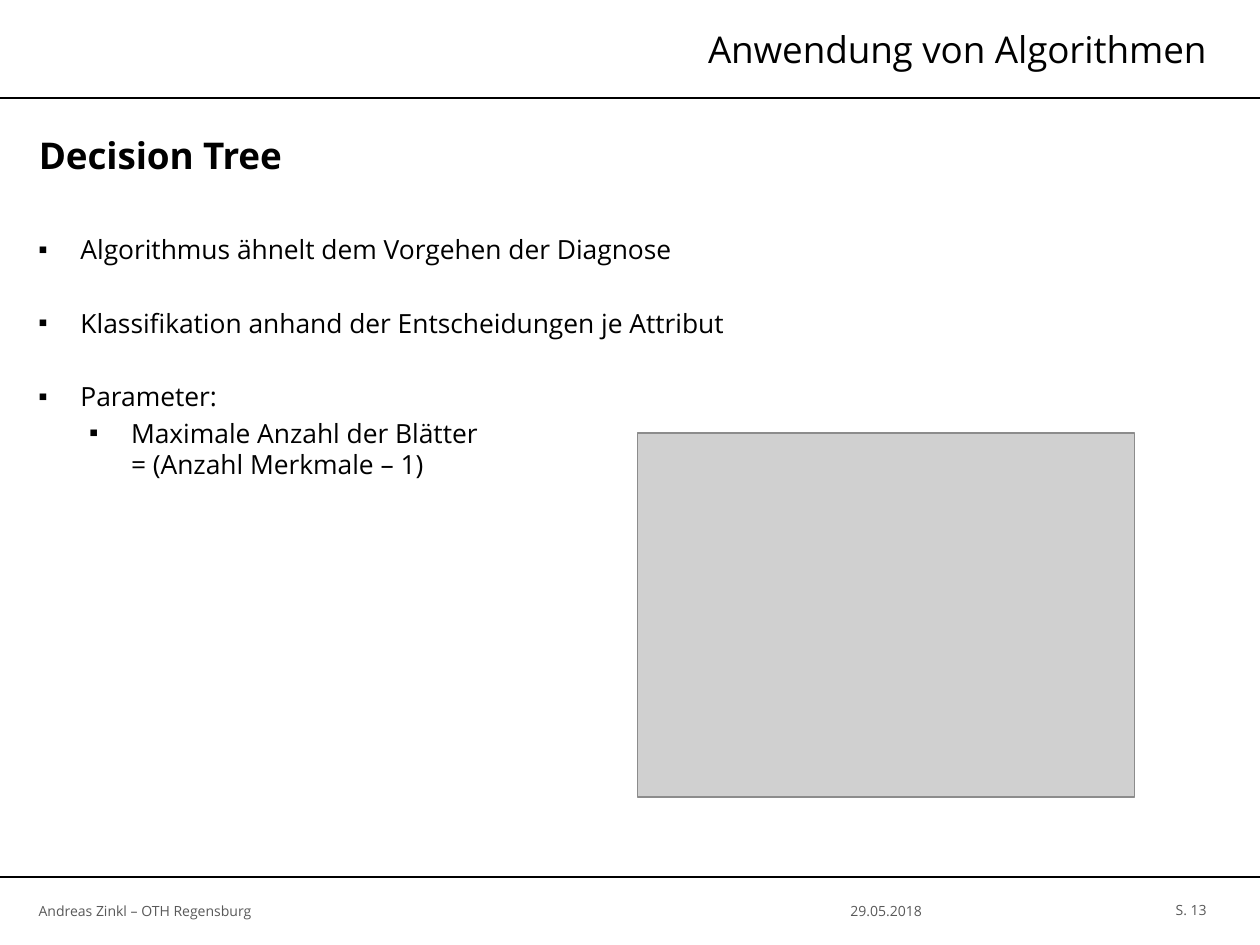
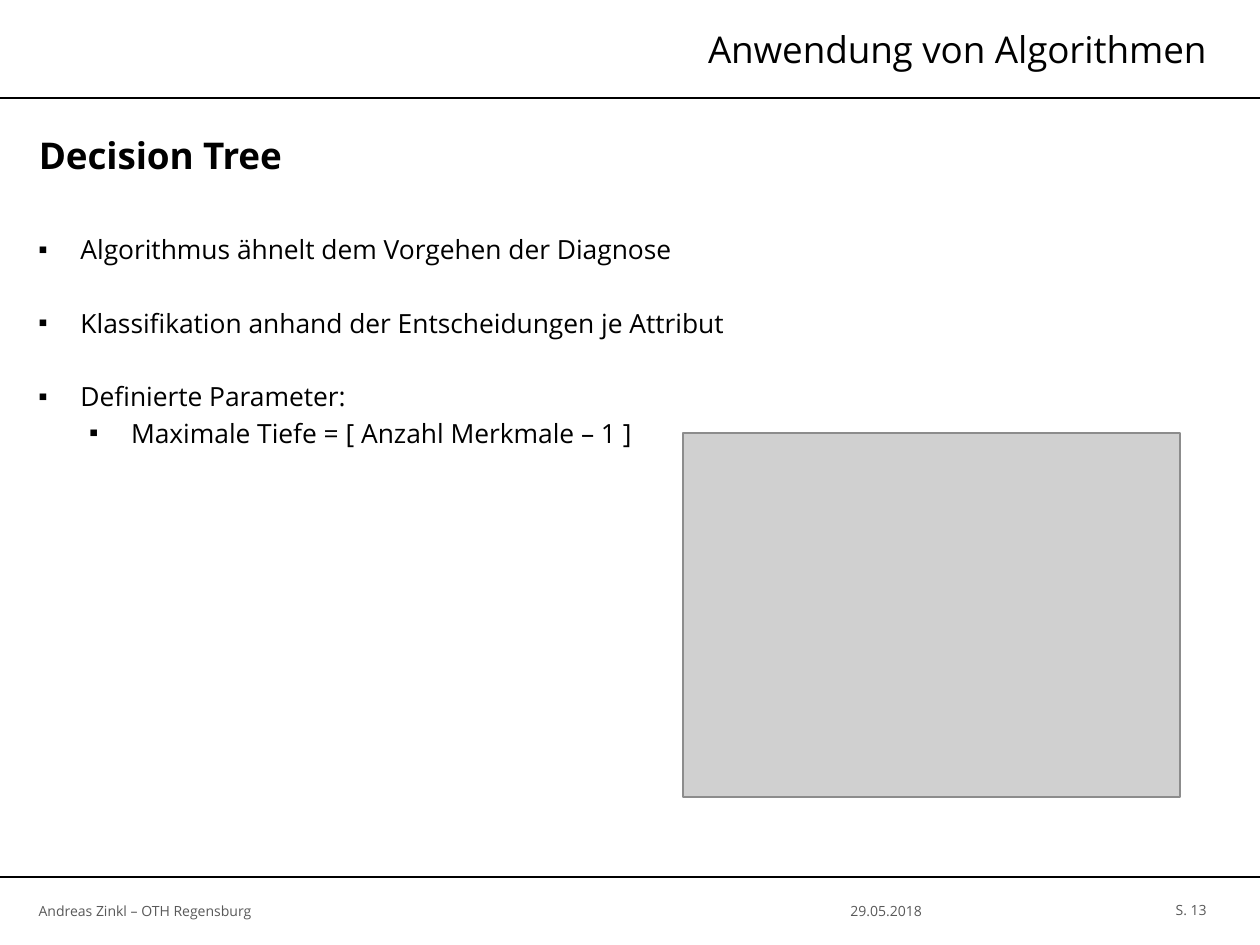
Before and after one commit to zinklandi/Autism_Classification_Paper, a slide deck: slide 13 of IML-Praesentation.pptx. Drawn at 1260x945 pixels with LibreOffice and Linux fonts; fonts in the diff are those of the drawing; grey boxes stand for pictures; background and template pictures are left out. Boxes give left, top, right and bottom in pixels: in the first picture for what was removed or moved away, otherwise in the second. Text is boxed around its words. In the diff, an @@ line names an element or a change of style, - is before the commit and + after.

```diff
--- a/IML-Praesentation.pptx
+++ b/IML-Praesentation.pptx
@@ text at (80,385,616,444): text changed @@
-▪ Parameter:
-  ▪ Maximale Anzahl der Blätter
-    = (Anzahl Merkmale – 1)
+▪ Definierte Parameter:
+  ▪ Maximale Tiefe = [ Anzahl Merkmale – 1 ]
@@ picture: place and size @@
-picture at (638,433,1136,798)
+picture at (682,433,1179,798)
```
Also in this commit, not shown: 6 other slides changed, 12 other files.
